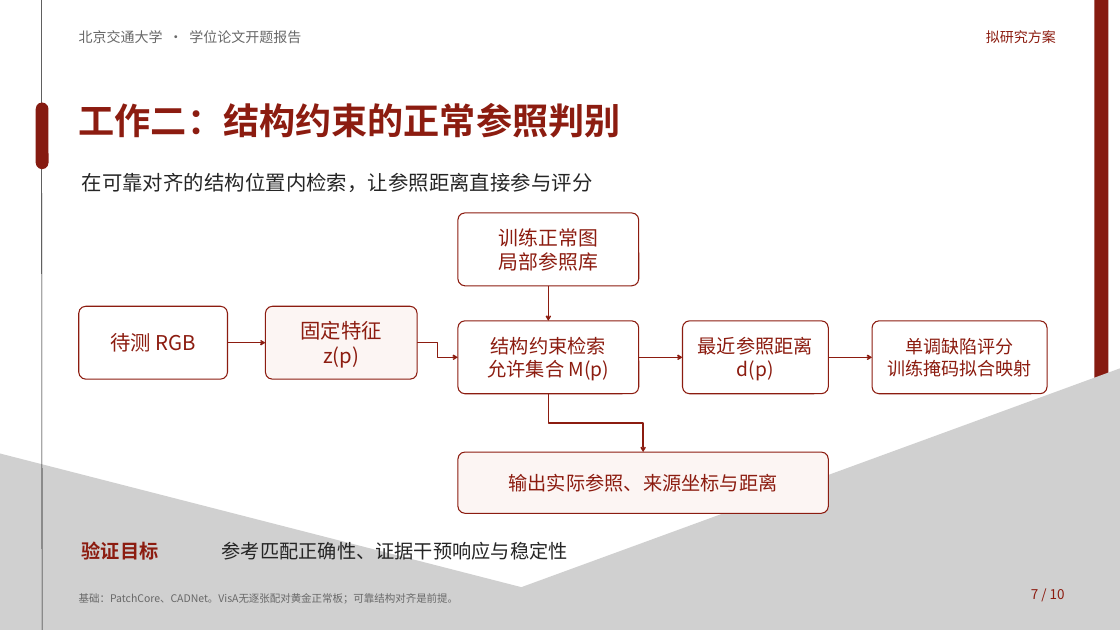
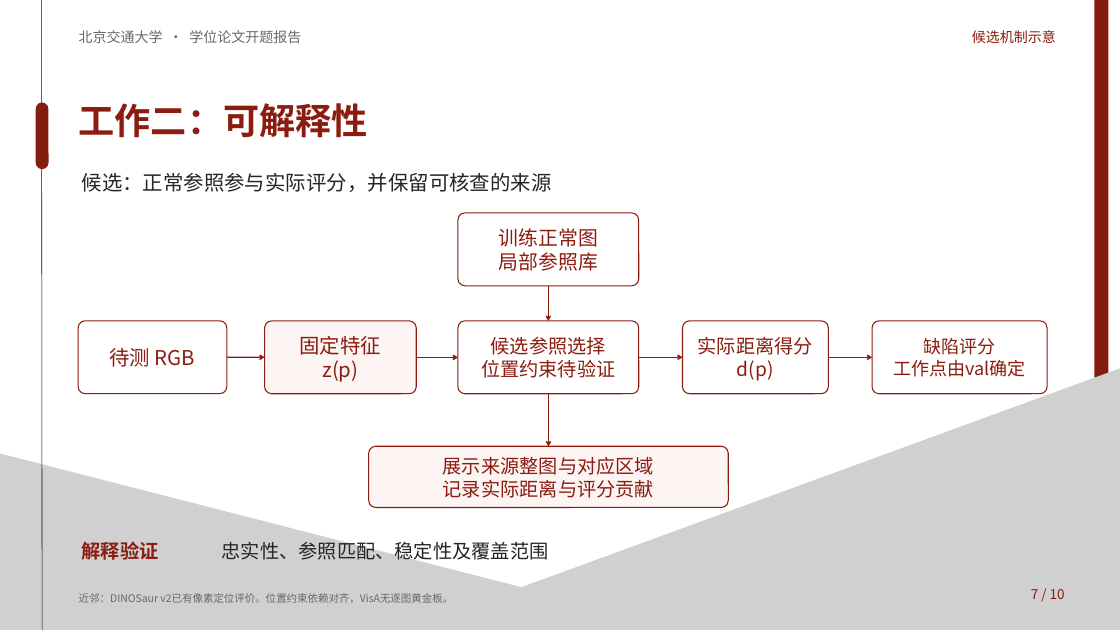
Before and after one commit to lrw-666/AI_Try, a slide deck: slide 7 of docs/presentations/pcb-thesis-proposal/pcb-thesis-proposal-draft.pptx. Drawn at 1120x630 pixels with LibreOffice and Linux fonts; fonts in the diff are those of the drawing; grey boxes stand for pictures. Boxes give left, top, right and bottom in pixels: in the first picture for what was removed or moved away, otherwise in the second. Text is boxed around its words. In the diff, an @@ line names an element or a change of style, - is before the commit and + after.

```diff
--- a/docs/presentations/pcb-thesis-proposal/pcb-thesis-proposal-draft.pptx
+++ b/docs/presentations/pcb-thesis-proposal/pcb-thesis-proposal-draft.pptx
@@ text at box(972, 30, 1056, 43): text changed @@
-拟研究方案
+候选机制示意
@@ text at box(79, 103, 368, 138): text changed @@
-工作二：结构约束的正常参照判别
+工作二：可解释性
@@ text at box(82, 173, 552, 192): text changed @@
-在可靠对齐的结构位置内检索，让参照距离直接参与评分
+候选：正常参照参与实际评分，并保留可核查的来源
@@ 2 rounded rectangles, 1 arrow: place and size @@
-2 rounded rectangles, 1 arrow at box(79, 306, 417, 379)
+2 rounded rectangles, 1 arrow at box(78, 321, 416, 394)
@@ elbow arrow moved from (417, 343) - (458, 357) to (416, 357) - (458, 357) @@
@@ text in rounded rectangle at box(481, 337, 616, 378): text changed @@
-结构约束检索
-允许集合 M(p)
+候选参照选择
+位置约束待验证
@@ text in rounded rectangle at box(698, 337, 813, 355): text changed @@
-最近参照距离
+实际距离得分
@@ text in rounded rectangle at box(893, 338, 1026, 377): text changed @@
-单调缺陷评分
-训练掩码拟合映射
+缺陷评分
+工作点由val确定
@@ elbow arrow moved from (548, 394) - (643, 452) to (548, 394) - (548, 446) @@
@@ rounded rectangle "展示来源整图与对应区域": place and size @@
-rounded rectangle "展示来源整图与对应区域" at box(458, 452, 828, 513)
+rounded rectangle "展示来源整图与对应区域" at box(368, 446, 728, 507)
@@ text in rounded rectangle at box(443, 457, 654, 498): text changed @@
-输出实际参照、来源坐标与距离
+展示来源整图与对应区域
+记录实际距离与评分贡献
@@ text at box(222, 539, 549, 565): text changed @@
-参考匹配正确性、证据干预响应与稳定性
+忠实性、参照匹配、稳定性及覆盖范围
@@ text at box(82, 541, 159, 560): text changed @@
-验证目标
+解释验证
@@ text at box(79, 593, 453, 603): text changed @@
-基础：PatchCore、CADNet。VisA无逐张配对黄金正常板；可靠结构对齐是前提。
+近邻：DINOSaur v2已有像素定位评价。位置约束依赖对齐，VisA无逐图黄金板。
```
Also in this commit, not shown: 12 other slides changed, 18 other files.
